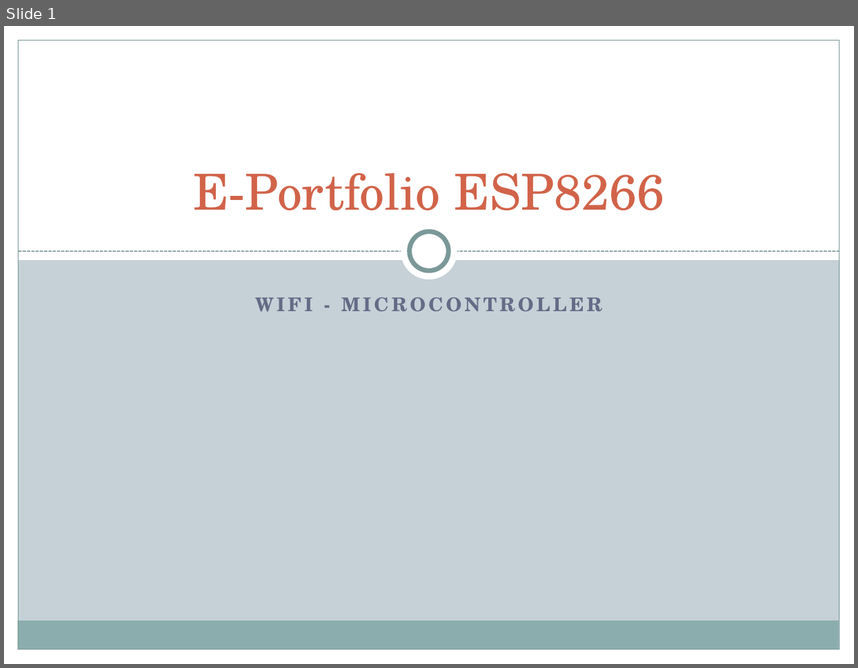
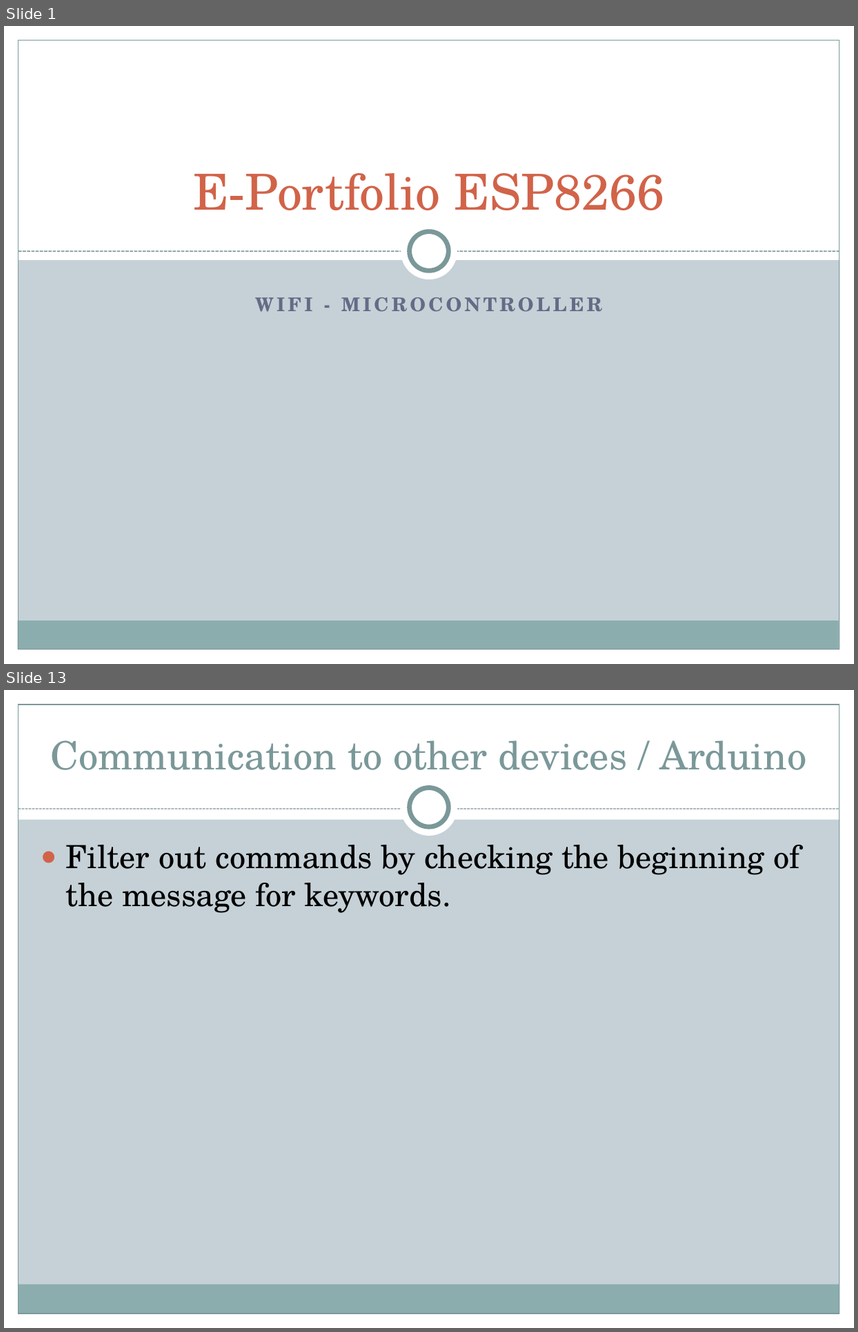
Before and after one commit to AlexKimmig/E-Portfolio-ESP8266, a slide deck: Presentation/Presentation E-Portfolio ES8266.pptx. Shown one above the other, each under a label of ours: slide 1 before the commit, slides 1 and 13 after it; the slides between them are not shown. The pictures are 858x668 and 858x1332 pixels, drawn with LibreOffice and Linux fonts; fonts in the diff are those of the drawing. Boxes give left, top, right and bottom in pixels: in the first picture for what was removed or moved away, otherwise in the second. Text is boxed around its words. In the diff, an @@ line names an element or a change of style, - is before the commit and + after.

Commit message:
getting ready to add code and added beginning of presentation

```diff
--- a/Presentation/Presentation E-Portfolio ES8266.pptx
+++ b/Presentation/Presentation E-Portfolio ES8266.pptx
@@ slide 13 added at bbox=[4, 690, 854, 1328], background #C5D1D7; not listed: 5 template elements that a slide beside it also shows @@
@@ rectangle added at bbox=[4, 690, 854, 819], fill #FFFFFF @@
@@ title added at bbox=[50, 740, 806, 770], 33 pt, text #7C999A @@
+Communication to other devices / Arduino
@@ ellipse added at bbox=[401, 779, 458, 836], fill #FFFFFF @@
@@ ellipse added at bbox=[410, 788, 448, 827], fill #FFFFFF, outline #7C999A 4 pt @@
@@ line added from (18, 809) to (840, 809), #7C999A 0.75 pt dashed @@
@@ text added at bbox=[66, 845, 800, 913], 27 pt, text #000000 @@
+● Filter out commands by checking the beginning of the message for keywords.
```
Also in this commit, not shown: 3 slides changed, 8 other slides added, 3 other files.
